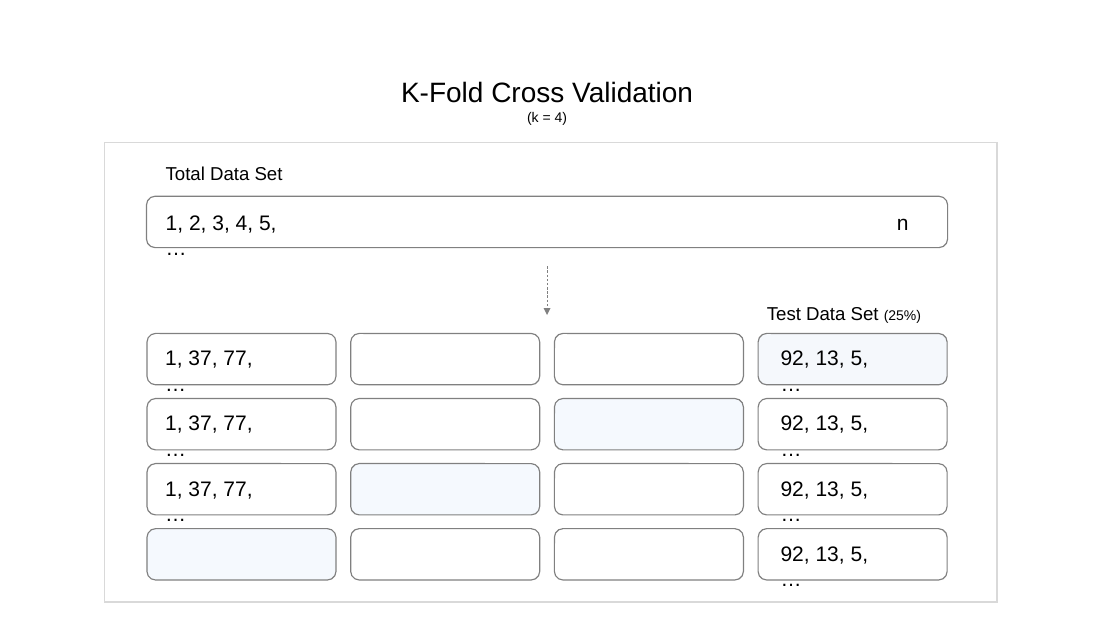
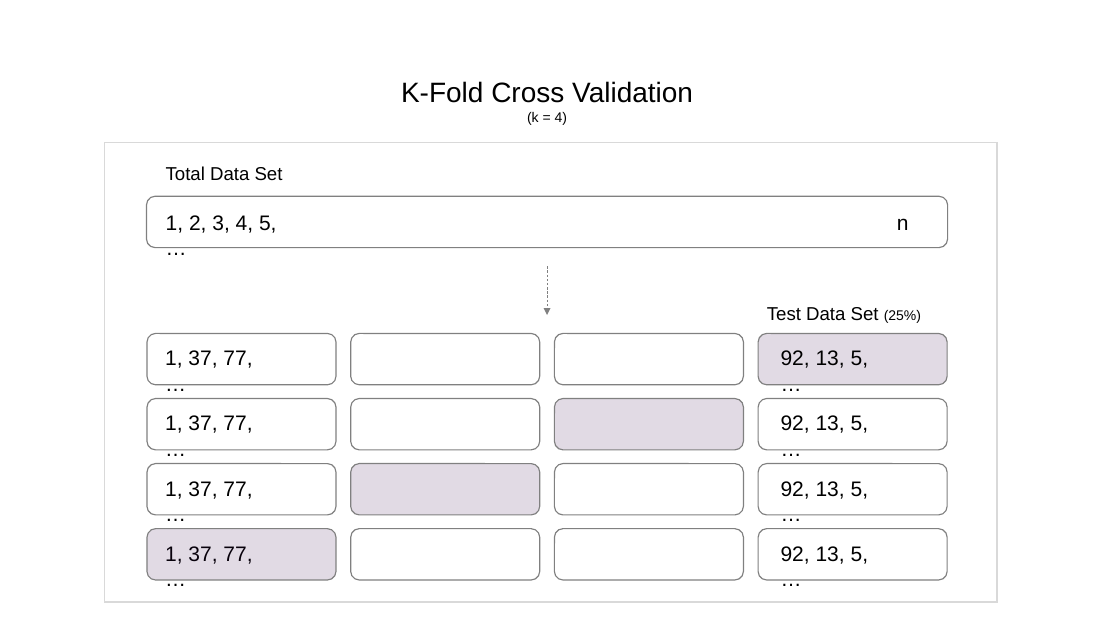
Before and after one commit to Sawbenson15/HPM_Thesis, a slide deck: slide 4 of Writing & Literature/Graphics from pptx/Thesis_Graphics.pptx. Drawn at 1120x630 pixels with LibreOffice and Linux fonts; fonts in the diff are those of the drawing. Boxes give left, top, right and bottom in pixels: in the first picture for what was removed or moved away, otherwise in the second. Text is boxed around its words. In the diff, an @@ line names an element or a change of style, - is before the commit and + after.

```diff
--- a/Writing & Literature/Graphics from pptx/Thesis_Graphics.pptx
+++ b/Writing & Literature/Graphics from pptx/Thesis_Graphics.pptx
@@ rounded rectangle at [759,334,948,385]: fill #DEEBF7 at 30% opacity to #360A4F at 15% opacity @@
@@ fill #F5F9FE to #360A4F at 15% opacity in 3 elements at [555,398,744,450], [351,464,540,515], [147,528,336,580] @@
@@ text added at [165,546,252,564], 18 pt, text #000000 @@
+1, 37, 77, …
```
Also in this commit, not shown: 2 other slides changed, 11 other files.
